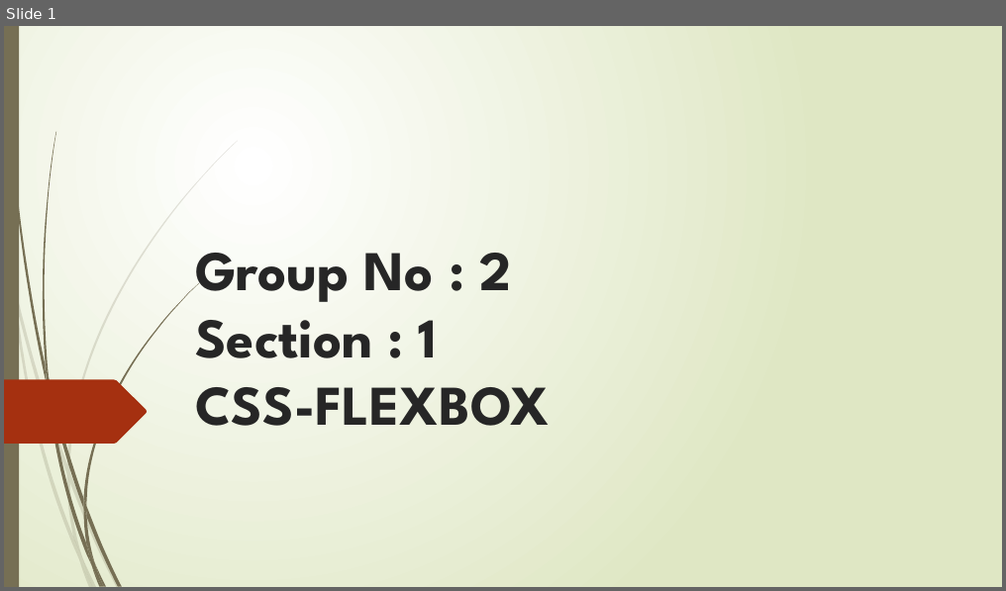
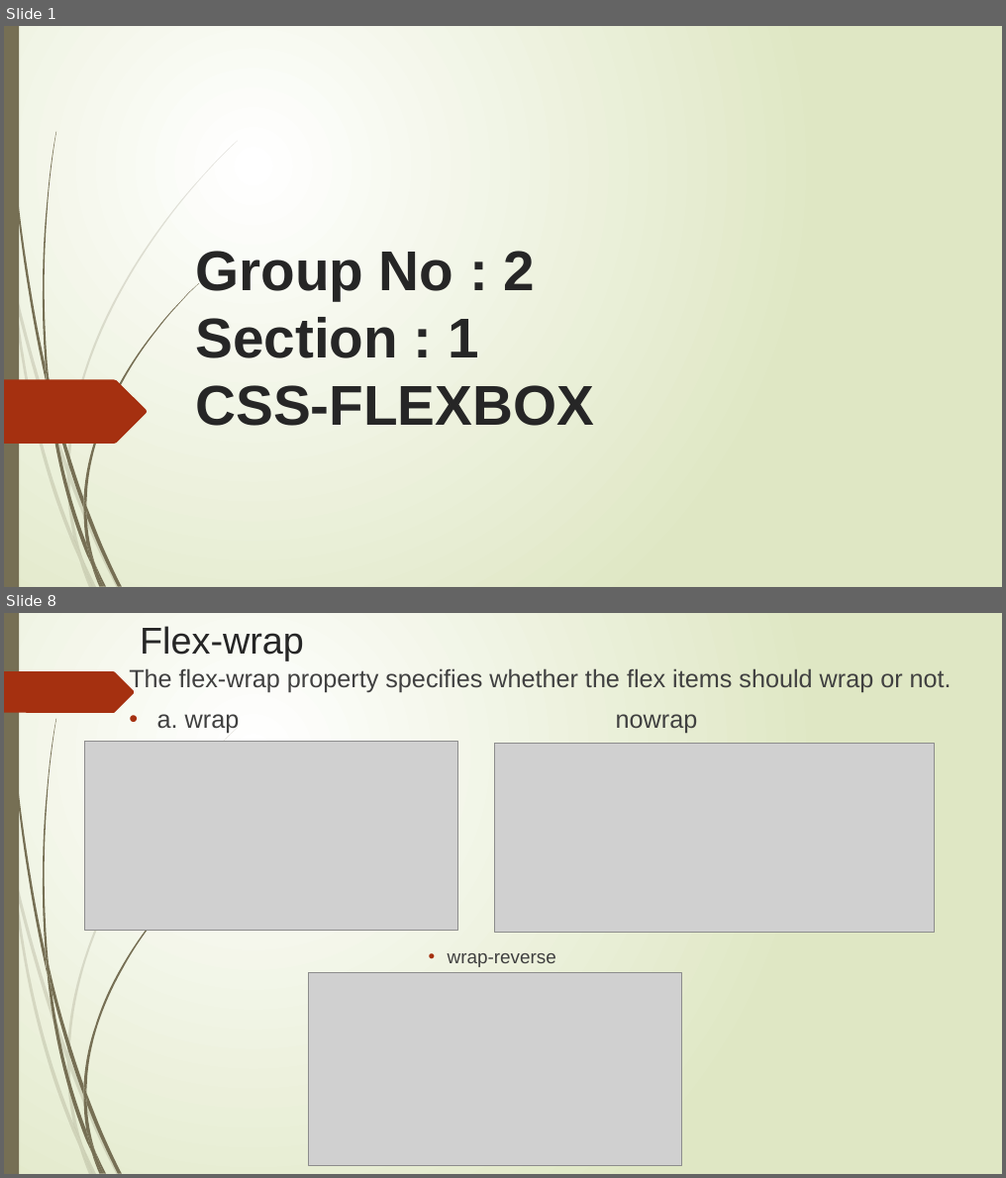
Before and after one commit to Rithima-Reddy/CSS-FLEXBOX, a slide deck: Group No.pptx. Shown one above the other, each under a label of ours: slide 1 before the commit, slides 1 and 8 after it; the slides between them are not shown. The pictures are 1006x591 and 1006x1178 pixels, drawn with LibreOffice and Linux fonts; fonts in the diff are those of the drawing; grey boxes stand for pictures. Boxes give left, top, right and bottom in pixels: in the first picture for what was removed or moved away, otherwise in the second. Text is boxed around its words. In the diff, an @@ line names an element or a change of style, - is before the commit and + after.

```diff
--- a/Group No.pptx
+++ b/Group No.pptx
@@ slide 8 added at (4, 613, 1002, 1174), background gradient #FFFFFF to #DFE8C4; not listed: 23 template elements that a slide beside it also shows @@
@@ title added at (140, 626, 304, 661), 36 pt, text #262626 @@
+Flex-wrap
@@ freeform shape added at (4, 671, 135, 713), fill #A53010 @@
@@ text added at (129, 668, 951, 967), 24 pt, text #404040 @@
+The flex-wrap property specifies whether the flex items should wrap or not.
+• a. wrap nowrap
+                • wrap-reverse
@@ picture added at (85, 741, 457, 930) @@
@@ picture added at (495, 744, 935, 932) @@
@@ picture added at (308, 973, 681, 1165) @@
@@ slide 1 changed as well @@
@@ title "Group No : 2 Section ..." at (195, 251, 594, 426): font League Spartan to Arial @@
```
Also in this commit, not shown: 1 other slide changed, 6 other slides added, 3 slides removed.
